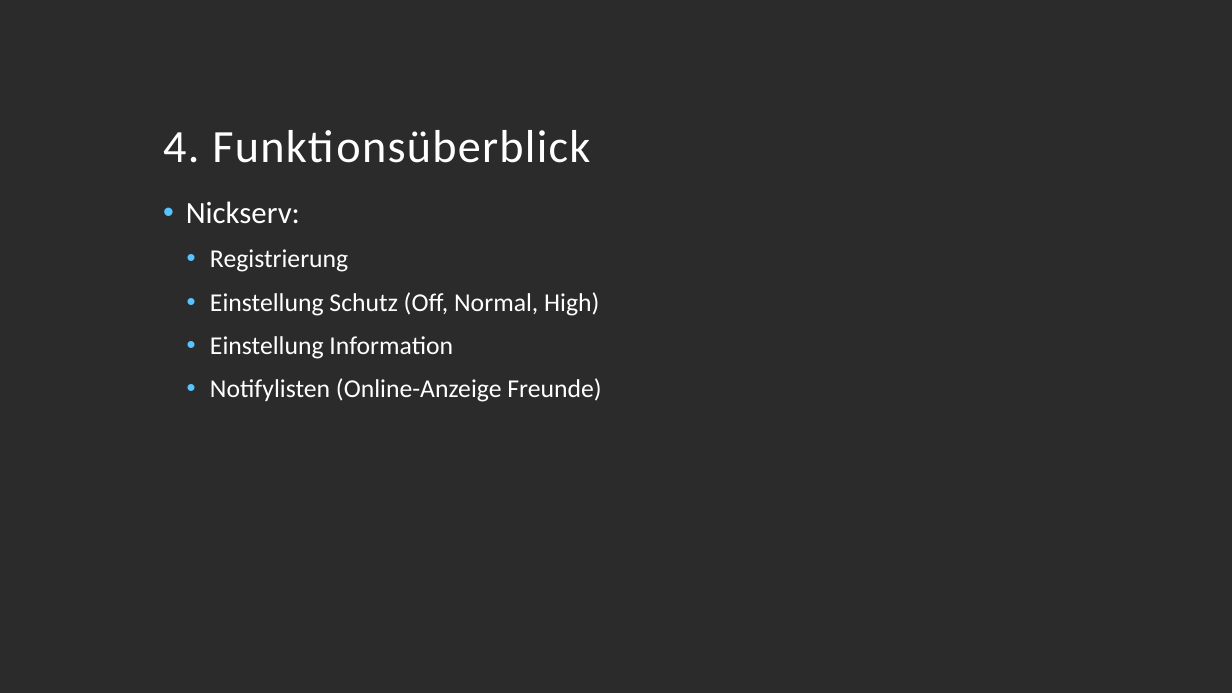
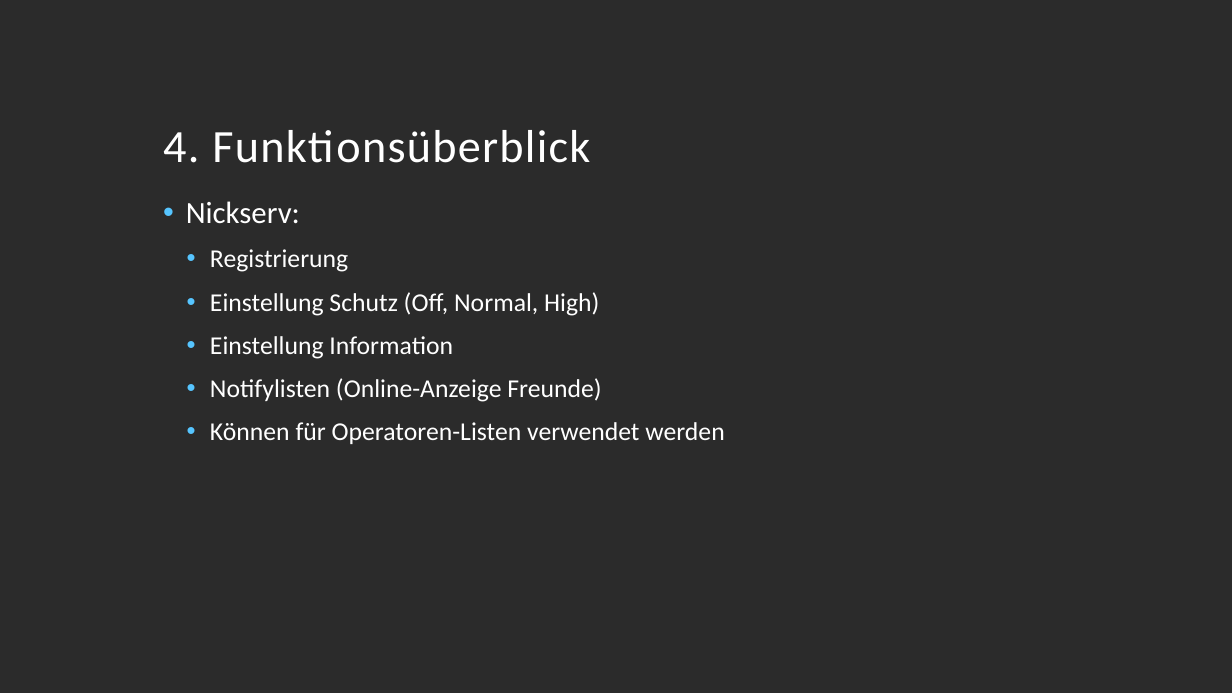
Before and after one commit to fish-guts/reefmaster, a slide deck: slide 8 of docs/IRC Services in C.odp. Drawn at 1232x693 pixels with LibreOffice and Linux fonts; fonts in the diff are those of the drawing; background and template pictures are left out; a plain dark background stands for a picture behind light text. Boxes give left, top, right and bottom in pixels: in the first picture for what was removed or moved away, otherwise in the second. Text is boxed around its words. In the diff, an @@ line names an element or a change of style, - is before the commit and + after.

```diff
--- a/docs/IRC Services in C.odp
+++ b/docs/IRC Services in C.odp
@@ text at box(210, 422, 724, 444): paragraph added @@
+  • Können für Operatoren-Listen verwendet werden
```
Also in this commit, not shown: 5 other slides changed, 1 slide added, 6 other files.
